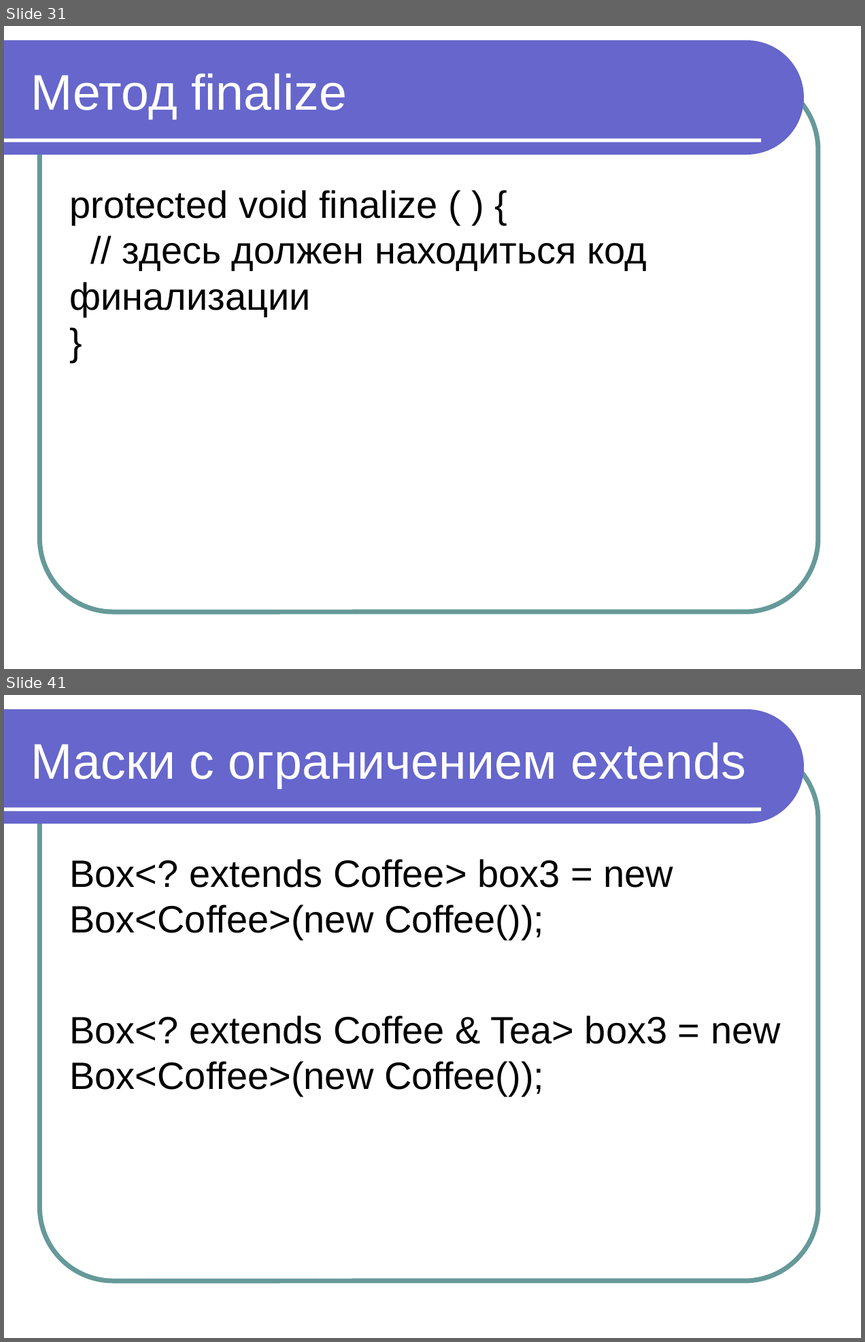
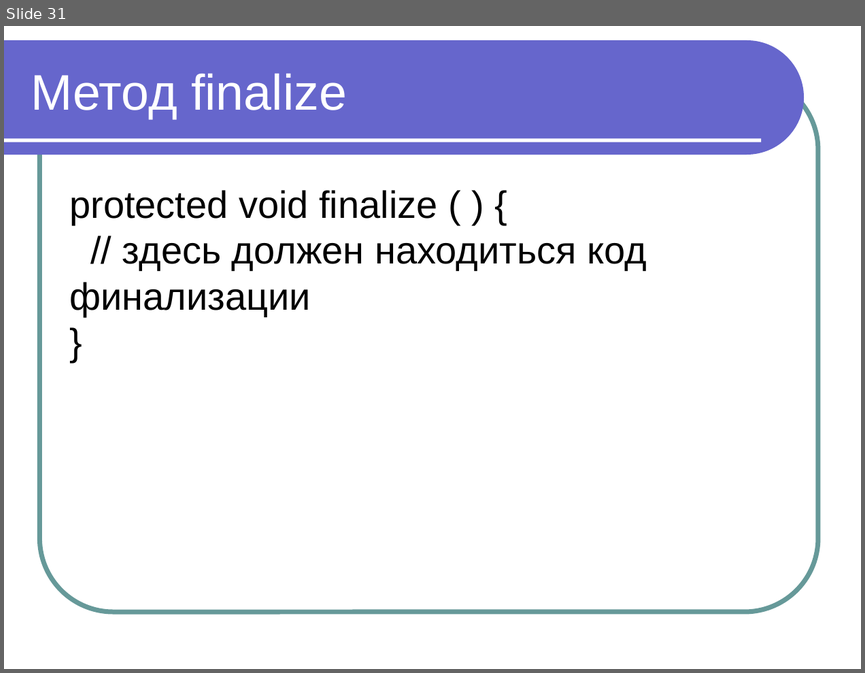
Before and after one commit to maxchv/JavaLessons, a slide deck: Lesson07/Modul 7 OOP chast 5 sborshik musora.ppt. Shown one above the other, each under a label of ours: slides 31 and 41 before the commit, slide 31 after it; the slides between them are not shown. The pictures are 865x1342 and 865x673 pixels, drawn with LibreOffice and Linux fonts; fonts in the diff are those of the drawing. Boxes give left, top, right and bottom in pixels: in the first picture for what was removed or moved away, otherwise in the second. Text is boxed around its words. In the diff, an @@ line names an element or a change of style, - is before the commit and + after.

```diff
--- a/Lesson07/Modul 7 OOP chast 5 sborshik musora.ppt
+++ b/Lesson07/Modul 7 OOP chast 5 sborshik musora.ppt
@@ slide 41 removed at [4,695,861,1338], background #FFFFFF; not listed: 3 template elements that a slide beside it also shows @@
@@ title removed at [31,742,746,788] @@
-Маски с ограничением extends
@@ text removed at [69,859,781,1096] @@
-Box<? extends Coffee> box3 = new Box<Coffee>(new Coffee());
-Box<? extends Coffee & Tea> box3 = new Box<Coffee>(new Coffee());
```
Also in this commit, not shown: 13 other slides removed.
